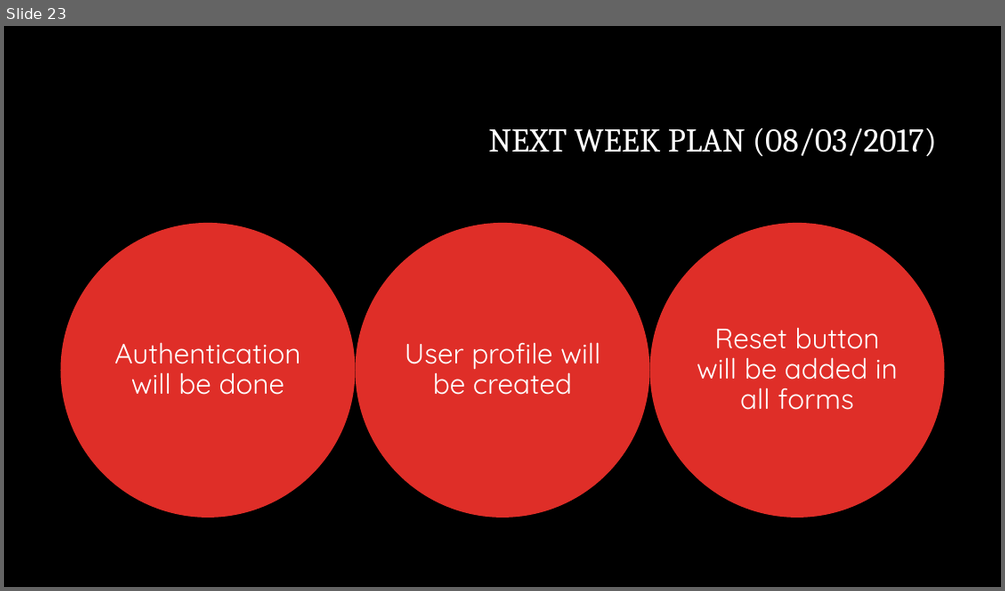
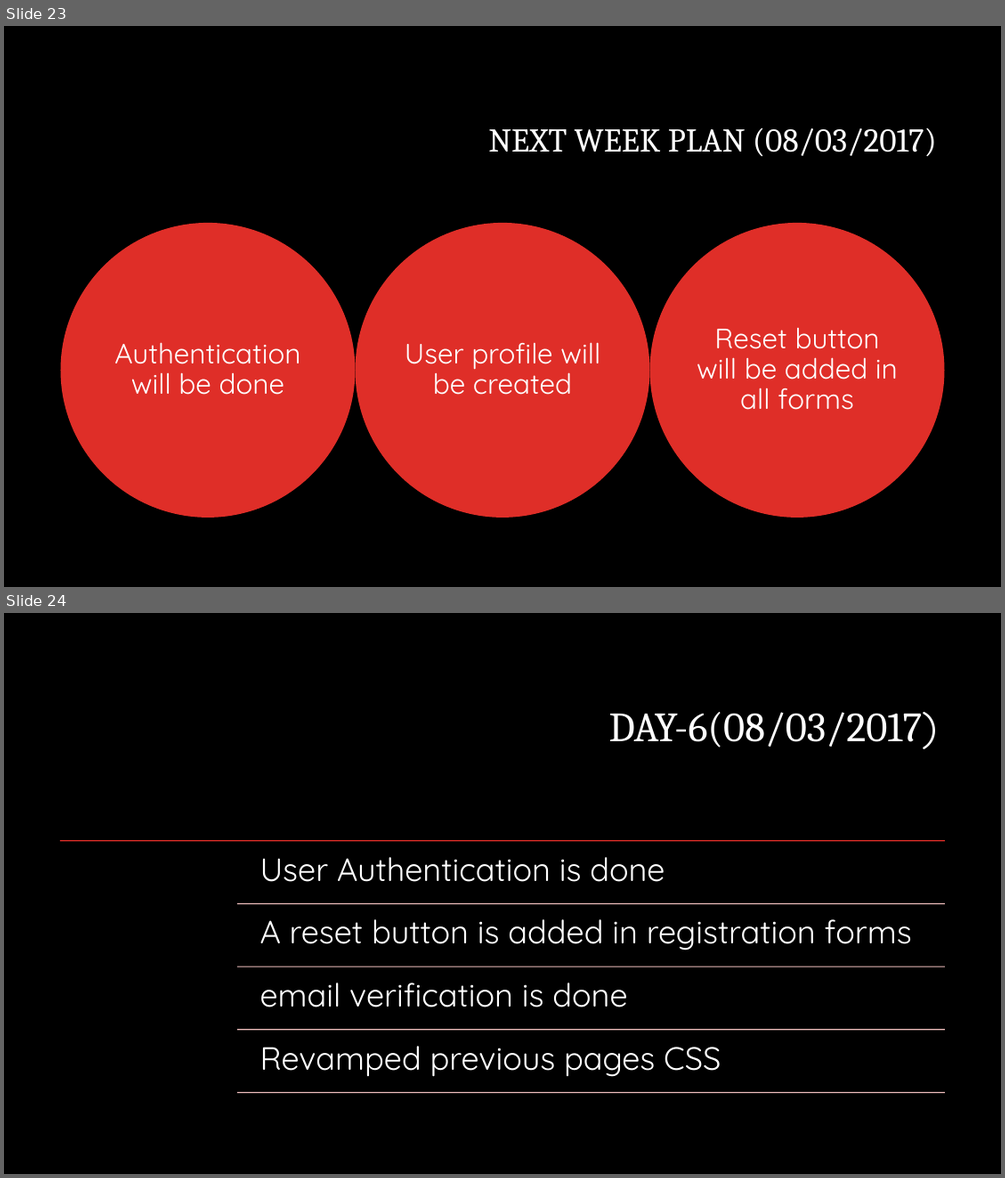
Before and after one commit to priyasatbhaya/IT_WEBD, a slide deck: Internet and web technology new ppt.pptx. Shown one above the other, each under a label of ours: slide 23 before the commit, slides 23 and 24 after it. The pictures are 1005x591 and 1005x1178 pixels, drawn with LibreOffice and Linux fonts; fonts in the diff are those of the drawing; background and template pictures are left out. Boxes give left, top, right and bottom in pixels: in the first picture for what was removed or moved away, otherwise in the second. Text is boxed around its words. In the diff, an @@ line names an element or a change of style, - is before the commit and + after.

```diff
--- a/Internet and web technology new ppt.pptx
+++ b/Internet and web technology new ppt.pptx
@@ slide 24 added at [4,613,1001,1174], background #000000 @@
@@ title added at [609,712,938,749], 40 pt, text #FFFFFF @@
+DAY-6(08/03/2017)
@@ group added at [60,841,945,1093]: 5 lines, 4 texts @@
+User Authentication is done
+A reset button is added in registration forms
+email verification is done
+Revamped previous pages CSS
```
Also in this commit, not shown: 10 slides changed, 9 other slides added, 11 other files.
